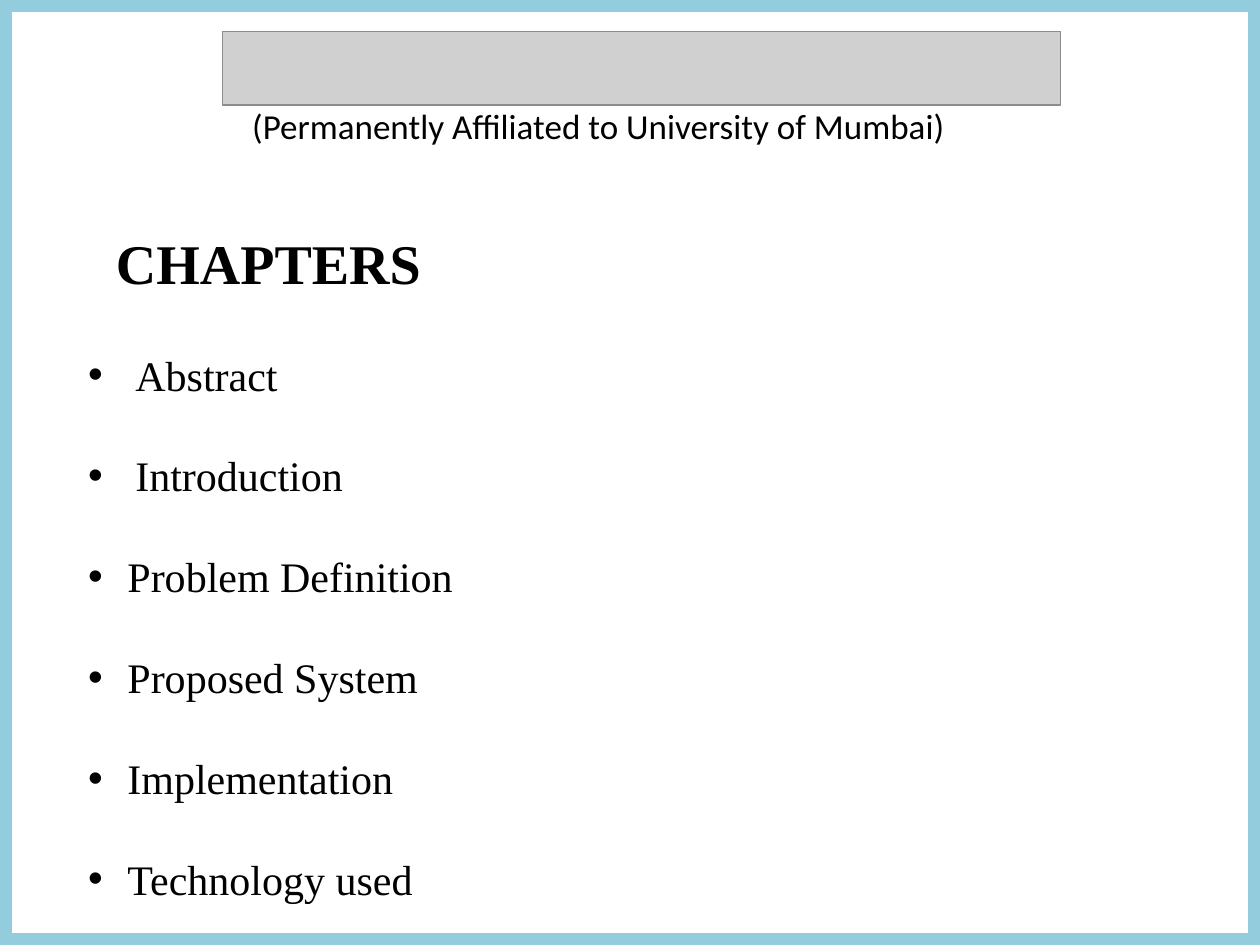
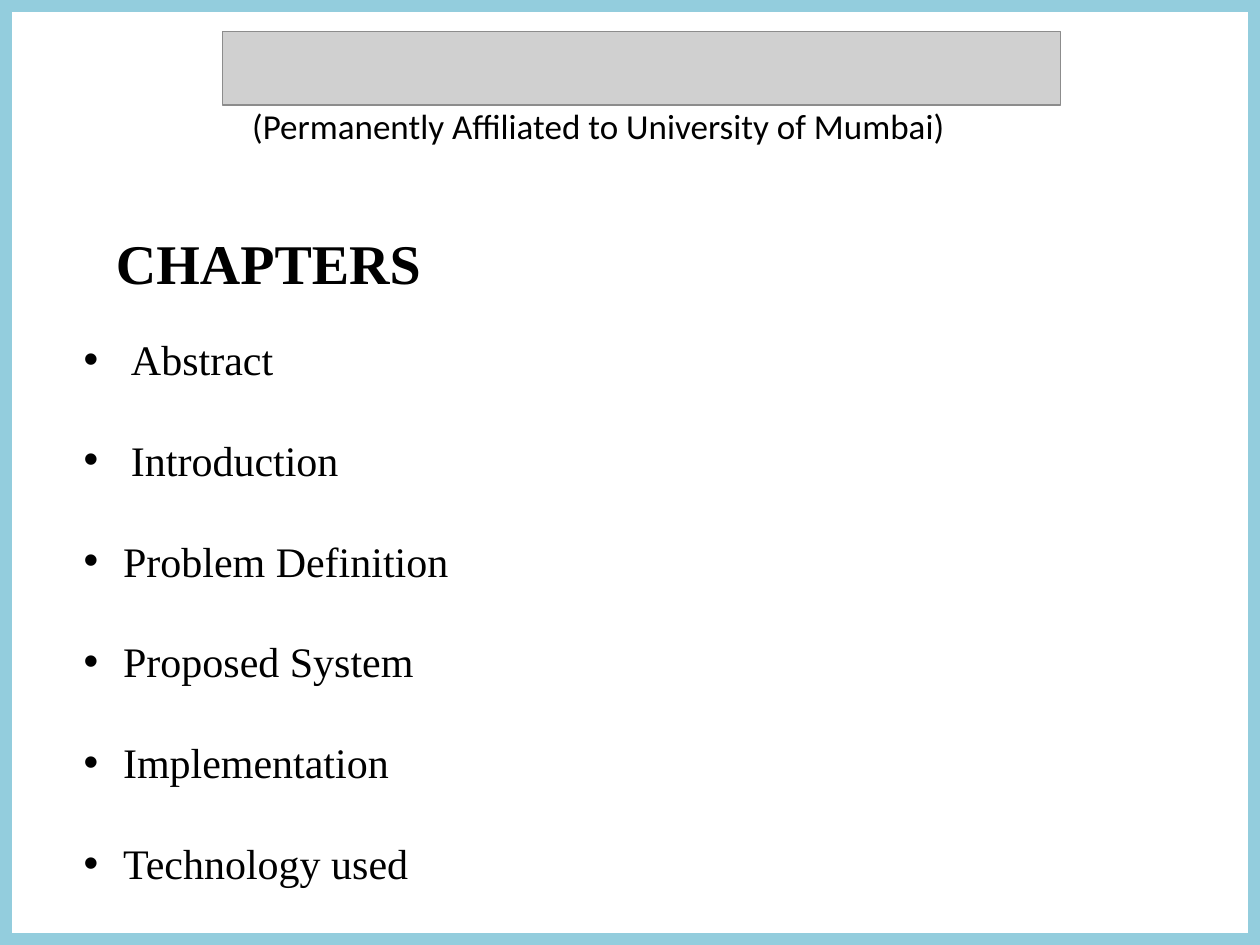
Before and after one commit to ASSASSIN21r/Speech-to-code, a slide deck: slide 2 of SPEECHTOCODECONVERTOR.pptx. Drawn at 1260x945 pixels with LibreOffice and Linux fonts; fonts in the diff are those of the drawing; grey boxes stand for pictures. Boxes give left, top, right and bottom in pixels: in the first picture for what was removed or moved away, otherwise in the second. Text is boxed around its words. In the diff, an @@ line names an element or a change of style, - is before the commit and + after.

```diff
--- a/SPEECHTOCODECONVERTOR.pptx
+++ b/SPEECHTOCODECONVERTOR.pptx
@@ text "Abstract" moved from (x1=127, y1=362, x2=453, y2=904) to (x1=123, y1=346, x2=449, y2=888) @@
```
Also in this commit, not shown: 6 other slides changed.
